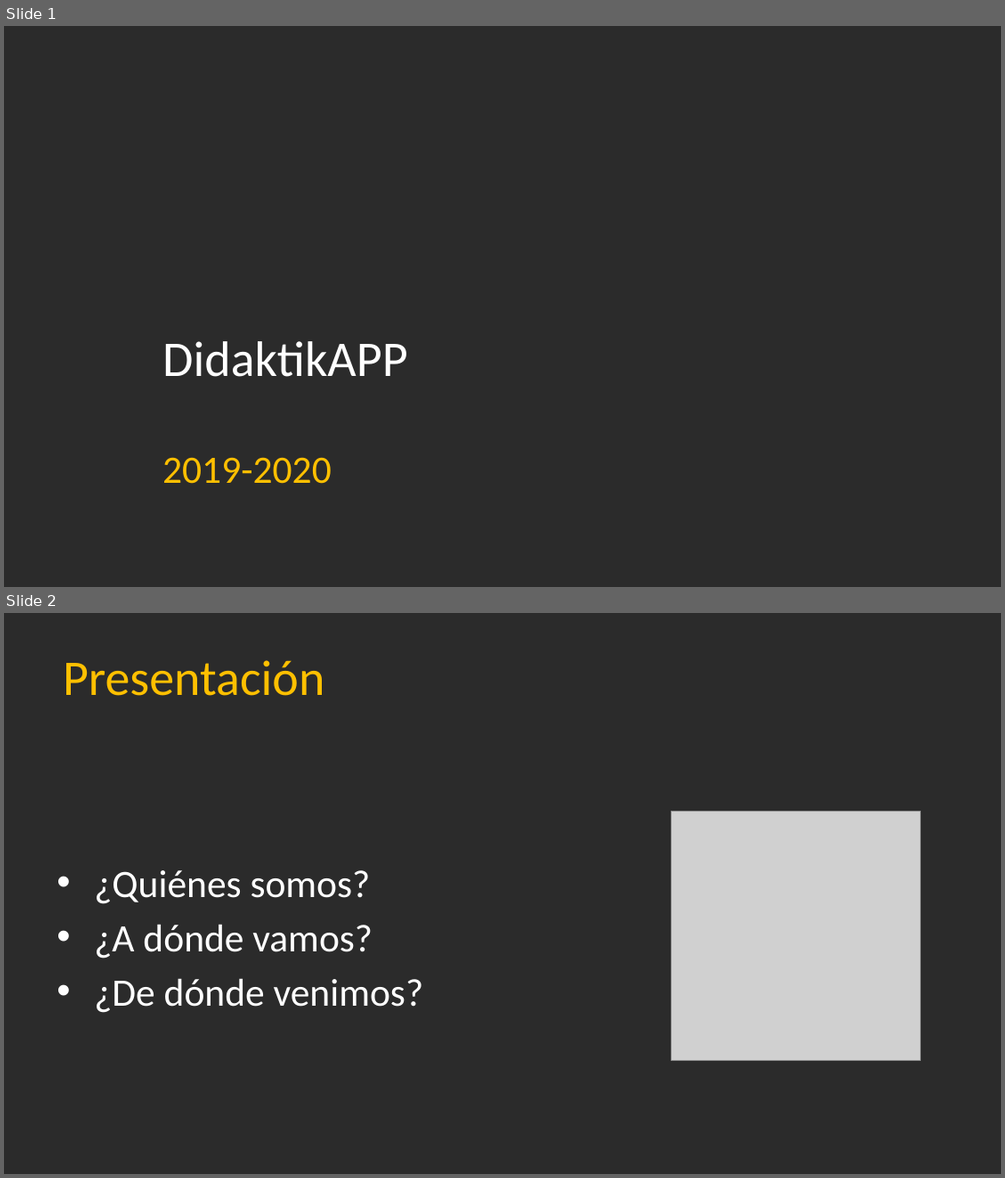
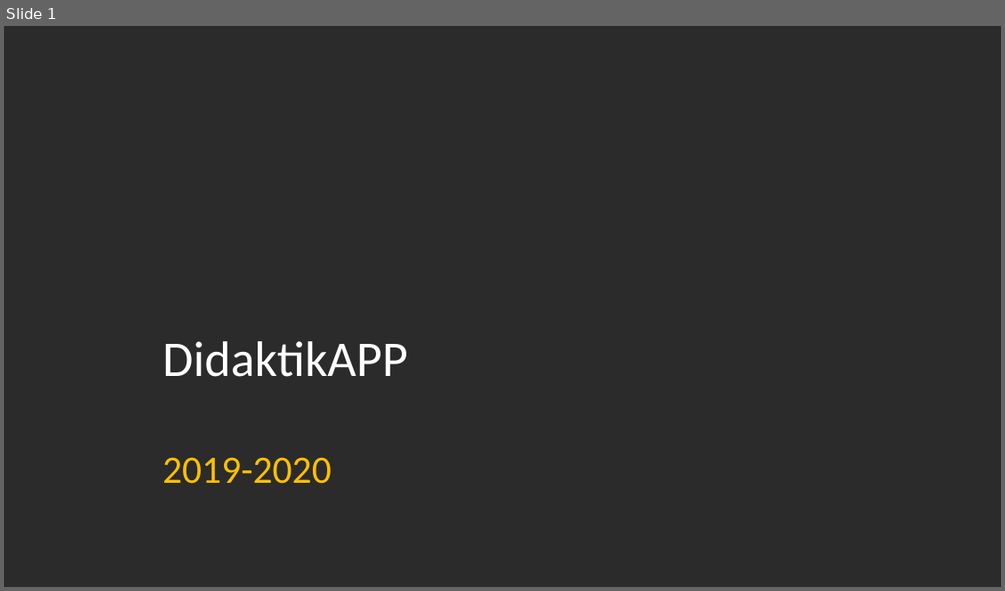
Before and after one commit to Jandycon/PROYECTOAPP, a slide deck: DidaktikApp.pptx. Shown one above the other, each under a label of ours: slides 1 and 2 before the commit, slide 1 after it. The pictures are 1005x1178 and 1005x591 pixels, drawn with LibreOffice and Linux fonts; fonts in the diff are those of the drawing; grey boxes stand for pictures; background and template pictures are left out; a plain dark background stands for a picture behind light text. Boxes give left, top, right and bottom in pixels: in the first picture for what was removed or moved away, otherwise in the second. Text is boxed around its words. In the diff, an @@ line names an element or a change of style, - is before the commit and + after.

```diff
--- a/DidaktikApp.pptx
+++ b/DidaktikApp.pptx
@@ slide 2 removed at box(4, 613, 1001, 1174), background picture (left out) @@
@@ text removed at box(63, 660, 324, 696) @@
-Presentación
@@ picture removed at box(671, 811, 920, 1061) @@
@@ text removed at box(94, 870, 424, 1013) @@
-• ¿Quiénes somos?
-• ¿A dónde vamos?
-• ¿De dónde venimos?
```
Also in this commit, not shown: 3 other slides changed, 8 slides added.
